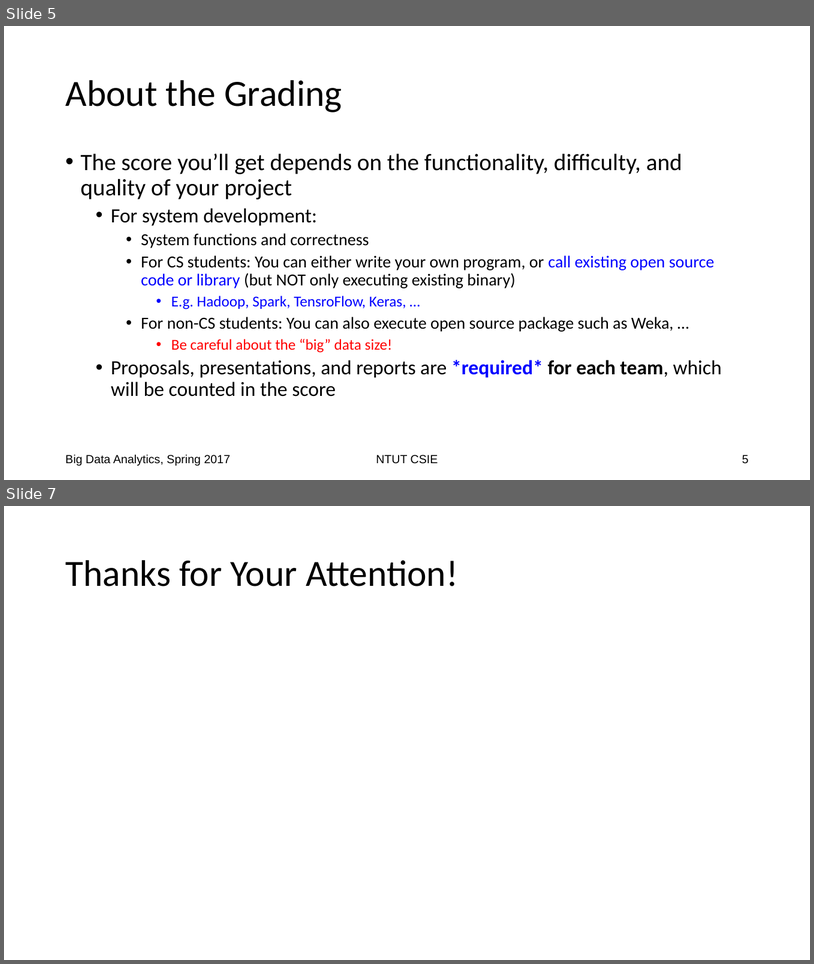
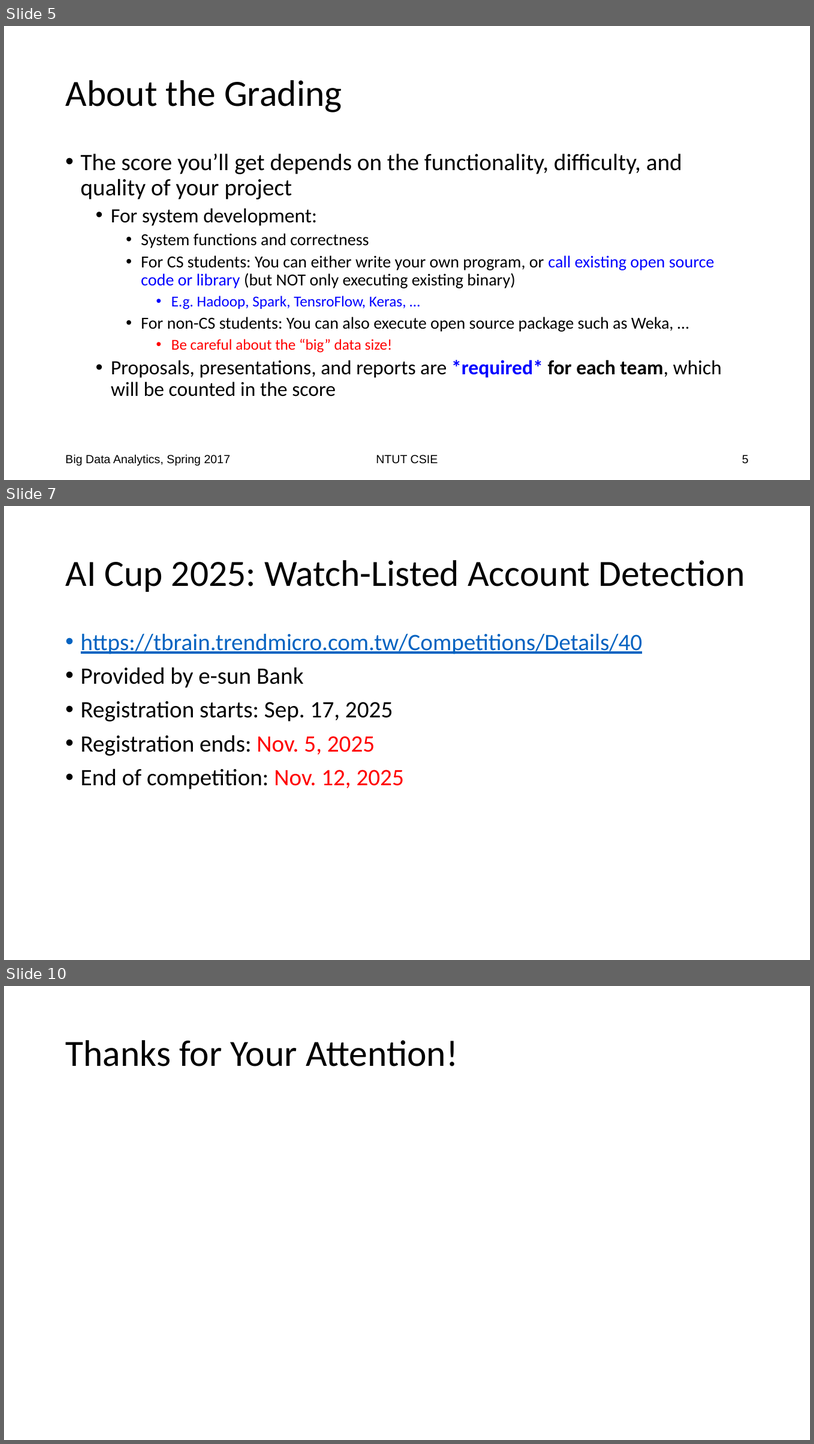
Before and after one commit to chriswjh/chriswjh.github.io, a slide deck: BDM/proposal.pptx. Shown one above the other, each under a label of ours: slides 5 and 7 before the commit, slides 5, 7 and 10 after it; the slides between them are not shown. The pictures are 814x964 and 814x1444 pixels, drawn with LibreOffice and Linux fonts; fonts in the diff are those of the drawing. Boxes give left, top, right and bottom in pixels: in the first picture for what was removed or moved away, otherwise in the second. Text is boxed around its words. In the diff, an @@ line names an element or a change of style, - is before the commit and + after.

```diff
--- a/BDM/proposal.pptx
+++ b/BDM/proposal.pptx
@@ slide 7 added at <box>4,506,810,960</box>, background #FFFFFF @@
@@ title added at <box>65,560,745,592</box>, 44 pt, text #000000 @@
+AI Cup 2025: Watch-Listed Account Detection
@@ text added at <box>81,633,643,789</box>, 28 pt, text #000000 @@
+• https://tbrain.trendmicro.com.tw/Competitions/Details/40
+• Provided by e-sun Bank
+• Registration starts: Sep. 17, 2025
+• Registration ends: Nov. 5, 2025
+• End of competition: Nov. 12, 2025
@@ what was slide 7 is now slide 10 @@
```
Also in this commit, not shown: 4 slides changed, 2 other slides added.
